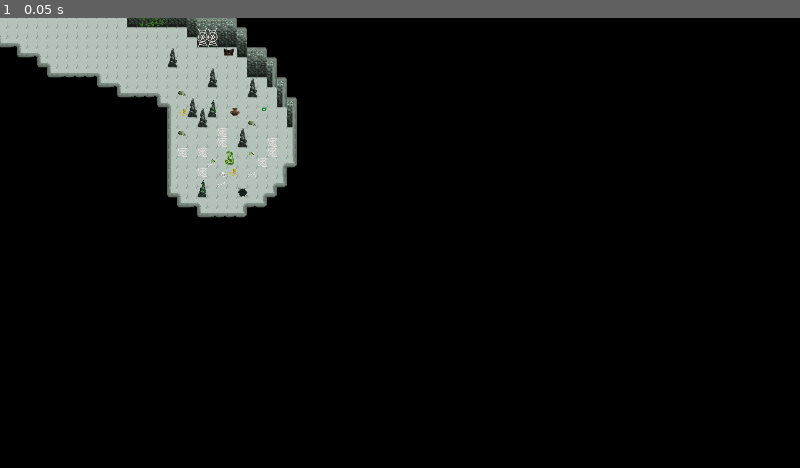
Above: before the commit, frame 1.
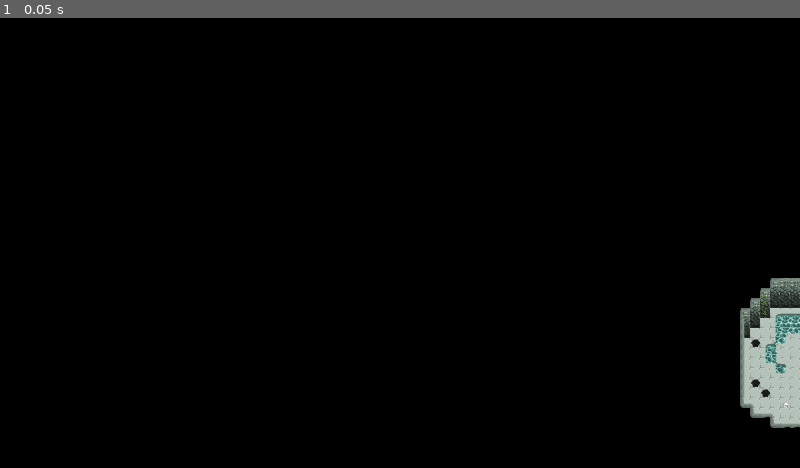
Above: after the commit, the same moment.

Repository: mirogon/Archaeology
Game: Godot game, scene res://Scenes/Rooms/Room3.tscn
Two runs of this game, one before a commit and one after it. Both use one fixed random seed, a clock stepped at 60 frames per second and the inputs below. This scene is started directly instead of the project's main scene.
Inputs:
- Up to frame 1 (0.05 s): no input

The runs differ from the first frame. In frame 1, 11% of the frame differs, in the area x 0-100%, y 0-92%.
Error in both runs: Attempt to call function 'get_node' in base 'null instance' on a null instance. (res://Scripts/Enemies/Enemy.gd:28)

Commit message:
Fixed Rooms, Room 4 Navigation

Diff:
--- a/Scenes/Rooms/Room3.tscn
+++ b/Scenes/Rooms/Room3.tscn
@@ -1222,7 +1222,6 @@
 outlines = [ PoolVector2Array( -1169, 89, -1127, 55, -1125, 40, -1079, 42, -1079, 31, -1002, 30, -1001, 50, -888, 48, - …(2044 unchanged characters)…
 
 [node name="Room" type="Node2D" groups=["Room"]]
-position = Vector2( -1845, -545 )
 
 [node name="Floor_Layer" type="TileMap" parent="."]
 tile_set = SubResource( 46 )
@@ -1253,7 +1252,20 @@
 "_editor_description_": ""
 }
 
-[node name="Spawner" type="Node" parent="."]
+[node name="Navigation2D" type="Navigation2D" parent="."]
+
+[node name="NavigationPolygonInstance" type="NavigationPolygonInstance" parent="Navigation2D"]
+position = Vector2( 2360, 425 )
+navpoly = SubResource( 103 )
+
+[node name="Chest" parent="." instance=ExtResource( 11 )]
+position = Vector2( 2211, 598 )
+
+[node name="PlayerStart" type="Node2D" parent="."]
+position = Vector2( 1320, 557 )
+
+[node name="Spawner" type="Node2D" parent="."]
+position = Vector2( 1845, 545 )
 
 [node name="Spawner" parent="Spawner" instance=ExtResource( 3 )]
 position = Vector2( 542, -230 )
@@ -1304,80 +1316,68 @@
 min_interval_ms = 30000
 max_interval_ms = 120000
 
-[node name="Pickups" type="Node" parent="."]
+[node name="Pickups" type="Node2D" parent="."]
 
 [node name="Medikit" parent="Pickups" instance=ExtResource( 6 )]
-position = Vector2( -462, -599 )
+position = Vector2( 1383, -54 )
 
 [node name="Medikit2" parent="Pickups" instance=ExtResource( 6 )]
-position = Vector2( -300, 48 )
+position = Vector2( 1545, 593 )
 
 [node name="Medikit3" parent="Pickups" instance=ExtResource( 6 )]
-position = Vector2( 264, -244 )
+position = Vector2( 2109, 301 )
 
 [node name="Medikit4" parent="Pickups" instance=ExtResource( 6 )]
-position = Vector2( 423, 145 )
+position = Vector2( 2268, 690 )
 
 [node name="Bandage" parent="Pickups" instance=ExtResource( 7 )]
-position = Vector2( 191, -254 )
+position = Vector2( 2036, 291 )
 
 [node name="Bandage2" parent="Pickups" instance=ExtResource( 7 )]
-position = Vector2( -275, -24 )
+position = Vector2( 1570, 521 )
 
 [node name="Bandage3" parent="Pickups" instance=ExtResource( 7 )]
-position = Vector2( 530, -367 )
+position = Vector2( 2375, 178 )
 
 [node name="treasure_skull" parent="Pickups" instance=ExtResource( 10 )]
-position = Vector2( 342, 229 )
+position = Vector2( 2187, 774 )
 
 [node name="treasure_skull2" parent="Pickups" instance=ExtResource( 10 )]
-position = Vector2( 257, -323 )
+position = Vector2( 2102, 222 )
 
 [node name="treasure_skull3" parent="Pickups" instance=ExtResource( 10 )]
-position = Vector2( 147, -295 )
+position = Vector2( 1992, 250 )
 
 [node name="treasure_skull4" parent="Pickups" instance=ExtResource( 10 )]
-position = Vector2( 403, 217 )
+position = Vector2( 2248, 762 )
 
 [node name="treasure_skull5" parent="Pickups" instance=ExtResource( 10 )]
-position = Vector2( -397, -509 )
+position = Vector2( 1448, 36 )
 
 [node name="treasure_skull6" parent="Pickups" instance=ExtResource( 10 )]
-position = Vector2( 119, -143 )
+position = Vector2( 1964, 402 )
 
 [node name="treasure_skull7" parent="Pickups" instance=ExtResource( 10 )]
-position = Vector2( -388, 82 )
-
-[node name="Navigation2D" type="Navigation2D" parent="."]
-
-[node name="NavigationPolygonInstance" type="NavigationPolygonInstance" parent="Navigation2D"]
-position = Vector2( 2360, 425 )
-navpoly = SubResource( 103 )
-
-[node name="Chest" parent="." instance=ExtResource( 11 )]
-position = Vector2( 2211, 598 )
-
-[node name="Enemies" type="Node" parent="."]
+position = Vector2( 1457, 627 )
+
+[node name="Vases" type="Node2D" parent="."]
+
+[node name="Vase" parent="Vases" instance=ExtResource( 12 )]
+position = Vector2( 2221, 694 )
+
+[node name="Vase2" parent="Vases" instance=ExtResource( 12 )]
+position = Vector2( 2352, 312 )
+
+[node name="Vase3" parent="Vases" instance=ExtResource( 12 )]
+position = Vector2( 2180, 218 )
+
+[node name="Vase4" parent="Vases" instance=ExtResource( 12 )]
+position = Vector2( 1377, 614 )
+
+[node name="Vase5" parent="Vases" instance=ExtResource( 12 )]
+position = Vector2( 1411, 638 )
+
+[node name="Enemies" type="Node2D" parent="."]
 
 [node name="Snake" parent="Enemies" instance=ExtResource( 8 )]
-position = Vector2( 359, 220 )
-
-[node name="Vases" type="Node" parent="."]
-
-[node name="Vase" parent="Vases" instance=ExtResource( 12 )]
-position = Vector2( 376, 149 )
-
-[node name="Vase2" parent="Vases" instance=ExtResource( 12 )]
-position = Vector2( 507, -233 )
-
-[node name="Vase3" parent="Vases" instance=ExtResource( 12 )]
-position = Vector2( 335, -327 )
-
-[node name="Vase4" parent="Vases" instance=ExtResource( 12 )]
-position = Vector2( -468, 69 )
-
-[node name="Vase5" parent="Vases" instance=ExtResource( 12 )]
-position = Vector2( -434, 93 )
-
-[node name="PlayerStart" type="Node2D" parent="."]
-position = Vector2( 1320, 557 )
+position = Vector2( 2204, 765 )
--- a/Scenes/Rooms/Room4.tscn
+++ b/Scenes/Rooms/Room4.tscn
@@ -1219,12 +1219,11 @@
 59/z_index = 0
 
 [sub_resource type="NavigationPolygon" id=103]
-vertices = PoolVector2Array( -20, -14, -116, 146, -138, 108, -139, -37, -23, -197, -372, -200, -230, -38, -372, -81, -453, 200, -450, 287, -823, 281, -728, 108, -629, 108, -472, 110, -111, 382, -304, 383, -299, 204, -228, 109, -373, 110, -1013, 150, -1014, -66, -789, -63, -728, -38, -790, -197, -585, -197, -581, -79, -631, -38, -375, -40, -469, -40 )
-polygons = [ PoolIntArray( 0, 1, 2, 3, 4 ), PoolIntArray( 5, 4, 3, 6, 7 ), PoolIntArray( 8, 9, 10, 11, 12, 13 ), PoolIntArray( 2, 1, 14, 15, 16, 17 ), PoolIntArray( 18, 6, 17, 16, 8 ), PoolIntArray( 13, 18, 8 ), PoolIntArray( 10, 19, 20, 21, 22, 11 ), PoolIntArray( 21, 23, 24, 25, 26, 22 ), PoolIntArray( 6, 18, 27, 7 ), PoolIntArray( 25, 7, 27, 28 ), PoolIntArray( 28, 13, 12, 26, 25 ) ]
-outlines = [ PoolVector2Array( -1014, -66, -789, -63, -790, -197, -585, -197, -581, -79, -372, -81, -372, -200, -23, -197, -20, -14, -116, 146, -111, 382, -304, 383, -299, 204, -453, 200, -450, 287, -823, 281, -1013, 150 ), PoolVector2Array( -728, -38, -631, -38, -629, 108, -728, 108 ), PoolVector2Array( -469, -40, -375, -40, -373, 110, -472, 110 ), PoolVector2Array( -230, -38, -139, -37, -138, 108, -228, 109 ) ]
-
-[node name="Room" type="Node2D" groups=["Room"]]
-position = Vector2( -1845, -545 )
+vertices = PoolVector2Array( -286, -351, -287, 306, -321, -46, -324, -158, -463, -66, -462, 53, -478, -45, -479, -160, -399, 50, -380, -45, -449, 320, -382, -157, -368, -207, -400, -66, -368, -367, -462, -205, -844, -44, -847, -159, -605, -157, -603, -9, -779, 80, -1248, -399, -1248, -464, -1004, -464, -1005, -399, -1086, -398, -1182, -398, -1519, 402, -1519, 177, -1325, 179, -1325, 272, -779, 402, -1005, 270, -1007, 99, -45, 304, -45, 417, -623, 421, -575, -416, -12, -418, -12, -352, -461, -367, -1217, 66, -1408, 65, -1407, -112, -1184, -111, -1217, 99, -1085, -48, -448, 83, -573, -8, -623, 322, -447, 262, -539, -45, -541, -159 )
+polygons = [ PoolIntArray( 0, 1, 2, 3 ), PoolIntArray( 4, 5, 6, 7 ), PoolIntArray( 8, 9, 2, 1, 10 ), PoolIntArray( 3, 11, 12, 0 ), PoolIntArray( 9, 8, 13, 11 ), PoolIntArray( 0, 12, 14 ), PoolIntArray( 7, 15, 12, 11, 4 ), PoolIntArray( 16, 17, 18, 19, 20 ), PoolIntArray( 21, 22, 23, 24, 25, 26 ), PoolIntArray( 27, 28, 29, 30 ), PoolIntArray( 31, 27, 30, 32 ), PoolIntArray( 20, 31, 32, 33, 16 ), PoolIntArray( 1, 34, 35, 36, 10 ), PoolIntArray( 37, 38, 39, 0, 14 ), PoolIntArray( 37, 14, 40 ), PoolIntArray( 41, 42, 43, 44 ), PoolIntArray( 33, 45, 41, 44, 46 ), PoolIntArray( 26, 25, 46, 44 ), PoolIntArray( 33, 46, 16 ), PoolIntArray( 47, 20, 19, 48, 5 ), PoolIntArray( 36, 49, 10 ), PoolIntArray( 8, 10, 50 ), PoolIntArray( 8, 50, 47 ), PoolIntArray( 5, 8, 47 ), PoolIntArray( 6, 5, 48, 51 ), PoolIntArray( 51, 48, 37, 52 ), PoolIntArray( 52, 37, 40, 15, 7 ), PoolIntArray( 4, 11, 13 ) ]
+outlines = [ PoolVector2Array( -1085, -48, -844, -44, -847, -159, -605, -157, -603, -9, -573, -8, -575, -416, -12, -418, -12, -352, -286, -351, -287, 306, -45, 304, -45, 417, -623, 421, -623, 322, -449, 320, -447, 262, -448, 83, -779, 80, -779, 402, -1519, 402, -1519, 177, -1325, 179, -1325, 272, -1005, 270, -1007, 99, -1217, 99, -1217, 66, -1408, 65, -1407, -112, -1184, -111, -1182, -398, -1248, -399, -1248, -464, -1004, -464, -1005, -399, -1086, -398 ), PoolVector2Array( -463, -66, -400, -66, -399, 50, -462, 53 ), PoolVector2Array( -382, -157, -324, -158, -321, -46, -380, -45 ), PoolVector2Array( -541, -159, -479, -160, -478, -45, -539, -45 ), PoolVector2Array( -461, -367, -368, -367, -368, -207, -462, -205 ) ]
+
+[node name="Room2" type="Node2D" groups=["Room"]]
 __meta__ = {
 "_edit_horizontal_guides_": [ -609.0 ]
 }
@@ -1258,126 +1257,126 @@
 "_editor_description_": ""
 }
 
-[node name="Spawner" type="Node" parent="."]
+[node name="Navigation2D" type="Navigation2D" parent="."]
+
+[node name="NavigationPolygonInstance" type="NavigationPolygonInstance" parent="Navigation2D"]
+position = Vector2( 1670, 552 )
+navpoly = SubResource( 103 )
+
+[node name="Chest" parent="." instance=ExtResource( 11 )]
+position = Vector2( 1012, 389 )
+
+[node name="Ruby" parent="Chest" instance=ExtResource( 12 )]
+position = Vector2( 350, 559 )
+
+[node name="treasure_skull" parent="Chest" instance=ExtResource( 10 )]
+position = Vector2( -20, 11 )
+
+[node name="PlayerStart" type="Node2D" parent="."]
+position = Vector2( 542, 110 )
+
+[node name="Vase" parent="." instance=ExtResource( 14 )]
+position = Vector2( 1386, 137 )
+
+[node name="treasure_skull" parent="." instance=ExtResource( 10 )]
+position = Vector2( 1354, 509 )
+
+[node name="Medikit" parent="." instance=ExtResource( 6 )]
+position = Vector2( 1084, 962 )
+
+[node name="Spawner" type="Node2D" parent="."]
 
 [node name="Spawner" parent="Spawner" instance=ExtResource( 3 )]
-position = Vector2( -1101, 368 )
+position = Vector2( 744, 913 )
 min_interval_ms = 10000
 max_interval_ms = 200000
 max_spawns = 1
 
 [node name="Spawner2" parent="Spawner" instance=ExtResource( 3 )]
-position = Vector2( -352, 334 )
+position = Vector2( 1493, 879 )
 min_interval_ms = 10000
 max_interval_ms = 20000
 max_spawns = 1
 
 [node name="Spawner5" parent="Spawner" instance=ExtResource( 3 )]
-position = Vector2( -1480, 46 )
+position = Vector2( 365, 591 )
 scene_to_spawn = ExtResource( 9 )
 min_interval_ms = 10000
 max_interval_ms = 20000
 max_spawns = 4
 
 [node name="BoulderSpawner2" parent="Spawner" instance=ExtResource( 3 )]
-position = Vector2( -1632, 22 )
+position = Vector2( 213, 567 )
 scene_to_spawn = ExtResource( 13 )
 min_interval_ms = 30000
 max_interval_ms = 120000
 
-[node name="Pickups" type="Node" parent="."]
-
-[node name="Medikit2" parent="Pickups" instance=ExtResource( 6 )]
-position = Vector2( -1626, 267 )
-
-[node name="Medikit3" parent="Pickups" instance=ExtResource( 6 )]
-position = Vector2( -734, -93 )
-
-[node name="Medikit4" parent="Pickups" instance=ExtResource( 6 )]
-position = Vector2( -963, -96 )
-
-[node name="Bandage2" parent="Pickups" instance=ExtResource( 7 )]
-position = Vector2( -1319, 340 )
-
-[node name="Bandage3" parent="Pickups" instance=ExtResource( 7 )]
-position = Vector2( -502, -361 )
-
-[node name="treasure_skull" parent="Pickups" instance=ExtResource( 10 )]
-position = Vector2( -414, 336 )
-
-[node name="treasure_skull2" parent="Pickups" instance=ExtResource( 10 )]
-position = Vector2( -397, -391 )
-
-[node name="treasure_skull3" parent="Pickups" instance=ExtResource( 10 )]
-position = Vector2( -724, -372 )
-
-[node name="treasure_skull4" parent="Pickups" instance=ExtResource( 10 )]
-position = Vector2( -952, -119 )
-
-[node name="treasure_skull6" parent="Pickups" instance=ExtResource( 10 )]
-position = Vector2( -661, 339 )
-
-[node name="Vase" parent="Pickups" instance=ExtResource( 14 )]
-position = Vector2( -1542, 194 )
-
-[node name="Vase2" parent="Pickups" instance=ExtResource( 14 )]
-position = Vector2( -1536, 214 )
-
-[node name="Vase3" parent="Pickups" instance=ExtResource( 14 )]
-position = Vector2( -1556, 211 )
-
-[node name="Vase4" parent="Pickups" instance=ExtResource( 14 )]
-position = Vector2( -1635, 189 )
-
-[node name="Vase5" parent="Pickups" instance=ExtResource( 14 )]
-position = Vector2( -1650, 209 )
-
-[node name="Vase6" parent="Pickups" instance=ExtResource( 14 )]
-position = Vector2( -1679, 269 )
-
-[node name="Vase7" parent="Pickups" instance=ExtResource( 14 )]
-position = Vector2( -1530, -97 )
-
-[node name="Vase8" parent="Pickups" instance=ExtResource( 14 )]
-position = Vector2( -250, 407 )
-
-[node name="treasure_skull8" parent="Pickups" instance=ExtResource( 10 )]
-position = Vector2( -288, 315 )
-
-[node name="Coin" parent="Pickups" instance=ExtResource( 15 )]
-position = Vector2( -313, 408 )
-
-[node name="Chest" parent="Pickups" instance=ExtResource( 11 )]
-position = Vector2( -603, -206 )
-
-[node name="Navigation2D" type="Navigation2D" parent="."]
-visible = false
-
-[node name="NavigationPolygonInstance" type="NavigationPolygonInstance" parent="Navigation2D"]
-navpoly = SubResource( 103 )
-
-[node name="Chest" parent="." instance=ExtResource( 11 )]
-position = Vector2( 1012, 389 )
-
-[node name="Ruby" parent="Chest" instance=ExtResource( 12 )]
-position = Vector2( 350, 559 )
-
-[node name="treasure_skull" parent="Chest" instance=ExtResource( 10 )]
-position = Vector2( -20, 11 )
-
-[node name="PlayerStart" type="Node2D" parent="."]
-position = Vector2( 542, 110 )
-
-[node name="Enemies" type="Node" parent="."]
+[node name="Enemies" type="Node2D" parent="."]
 
 [node name="Snake" parent="Enemies" instance=ExtResource( 8 )]
-position = Vector2( -397, 327 )
-
-[node name="Vase" parent="." instance=ExtResource( 14 )]
-position = Vector2( 1386, 137 )
-
-[node name="treasure_skull" parent="." instance=ExtResource( 10 )]
-position = Vector2( 1354, 509 )
-
-[node name="Medikit" parent="." instance=ExtResource( 6 )]
-position = Vector2( 1084, 962 )
+position = Vector2( 1448, 872 )
+
+[node name="Pickups2" type="Node2D" parent="."]
+
+[node name="Medikit2" parent="Pickups2" instance=ExtResource( 6 )]
+position = Vector2( 219, 812 )
+
+[node name="Medikit3" parent="Pickups2" instance=ExtResource( 6 )]
+position = Vector2( 1111, 452 )
+
+[node name="Medikit4" parent="Pickups2" instance=ExtResource( 6 )]
+position = Vector2( 882, 449 )
+
+[node name="Bandage2" parent="Pickups2" instance=ExtResource( 7 )]
+position = Vector2( 526, 885 )
+
+[node name="Bandage3" parent="Pickups2" instance=ExtResource( 7 )]
+position = Vector2( 1343, 184 )
+
+[node name="treasure_skull" parent="Pickups2" instance=ExtResource( 10 )]
+position = Vector2( 1431, 881 )
+
+[node name="treasure_skull2" parent="Pickups2" instance=ExtResource( 10 )]
+position = Vector2( 1448, 154 )
+
+[node name="treasure_skull3" parent="Pickups2" instance=ExtResource( 10 )]
+position = Vector2( 1121, 173 )
+
+[node name="treasure_skull4" parent="Pickups2" instance=ExtResource( 10 )]
+position = Vector2( 893, 426 )
+
+[node name="treasure_skull6" parent="Pickups2" instance=ExtResource( 10 )]
+position = Vector2( 1184, 884 )
+
+[node name="Vase" parent="Pickups2" instance=ExtResource( 14 )]
+position = Vector2( 303, 739 )
+
+[node name="Vase2" parent="Pickups2" instance=ExtResource( 14 )]
+position = Vector2( 309, 759 )
+
+[node name="Vase3" parent="Pickups2" instance=ExtResource( 14 )]
+position = Vector2( 289, 756 )
+
+[node name="Vase4" parent="Pickups2" instance=ExtResource( 14 )]
+position = Vector2( 210, 734 )
+
+[node name="Vase5" parent="Pickups2" instance=ExtResource( 14 )]
+position = Vector2( 195, 754 )
+
+[node name="Vase6" parent="Pickups2" instance=ExtResource( 14 )]
+position = Vector2( 166, 814 )
+
+[node name="Vase7" parent="Pickups2" instance=ExtResource( 14 )]
+position = Vector2( 315, 448 )
+
+[node name="Vase8" parent="Pickups2" instance=ExtResource( 14 )]
+position = Vector2( 1595, 952 )
+
+[node name="treasure_skull8" parent="Pickups2" instance=ExtResource( 10 )]
+position = Vector2( 1557, 860 )
+
+[node name="Coin" parent="Pickups2" instance=ExtResource( 15 )]
+position = Vector2( 1532, 953 )
+
+[node name="Chest" parent="Pickups2" instance=ExtResource( 11 )]
+position = Vector2( 1242, 339 )
